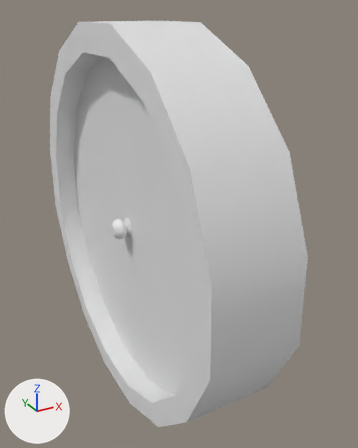
The FBX model Assets/Models/Shop Door/Shop Door.fbx as it was, and as the next commit left it.
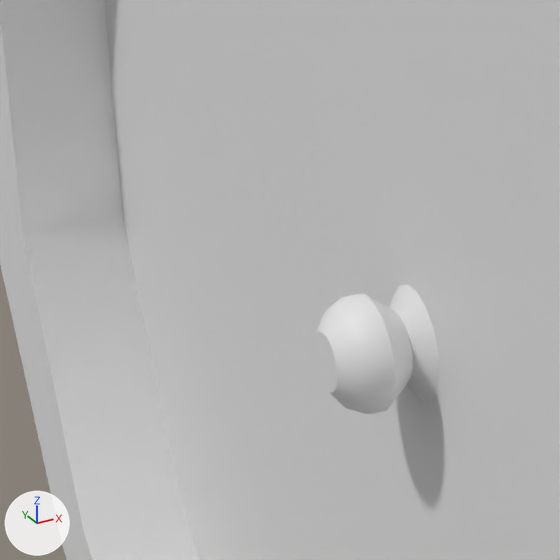
Each version appears first whole from a camera (50 mm lens) standing at (-23.099, -1.041, 0.403) and looking at (-21.963, 1.026, -0.63), and next in a close-up on the part from 16% to 43% of the width and 38% to 59% of the height. The lights are fixed; the arrows at lower left show +X, +Y and +Z.

Names of what the first close-up shows: 'door final model'.
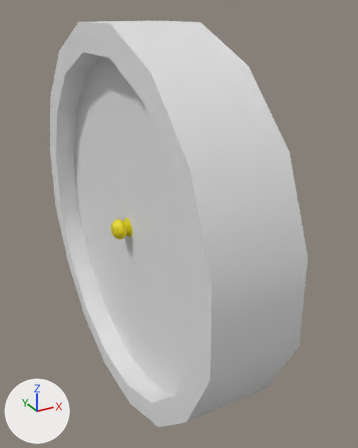
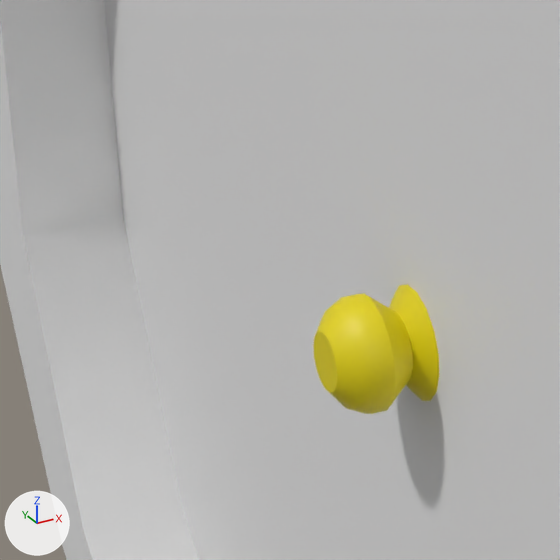
Boxes (x1, y1, x2, y2) around the edits, measured in the close-ups (560 x 560 px):
part 1 of me_cylinder_001, recoloured (white to yellow): (313, 284, 439, 414) in both

Diff of the bpy script that builds the scene:
```diff
--- a/Assets/Models/Shop Door/Shop Door.fbx.py
+++ b/Assets/Models/Shop Door/Shop Door.fbx.py
@@ mat_m_doorhandle @@
+mat_m_doorhandle = principled_material('M_DoorHandle')
+mat_m_doorhandle.base_color = (0.8, 0.671, 0.0)  # yellow #e7d600
@@ me_cylinder_001 @@
 me_cylinder_001.from_pydata(...)  # 162 vertices, 176 faces; spans x -22.32..-21.91, y 0.14..2.09, z -1.58..0.34
 # used by ob_door_final_model
+# me_cylinder_001 part 1: all 96 faces centred in x -22.29..-22.22, y 1.06..1.17, z -0.68..-0.58 switch from mat_m_door (white #e7e7e7) to mat_m_doorhandle (yellow #e7d600)
```
